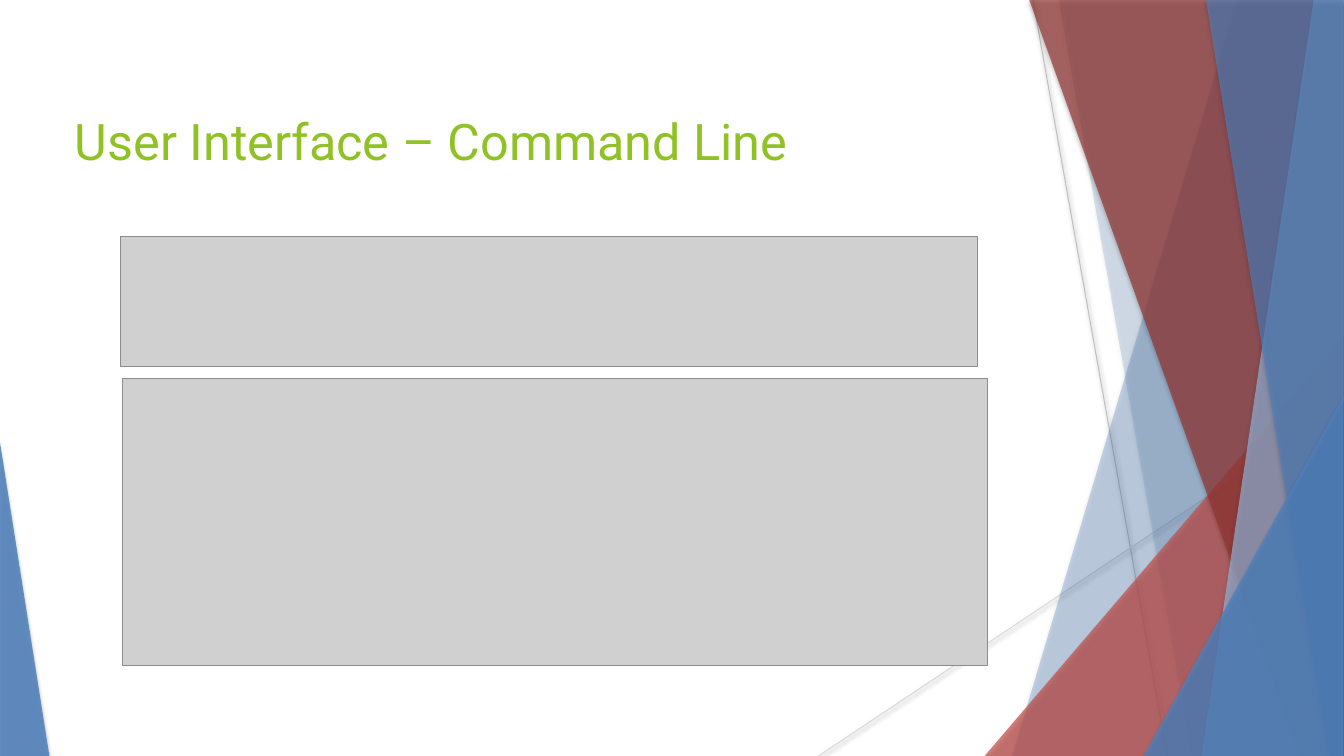
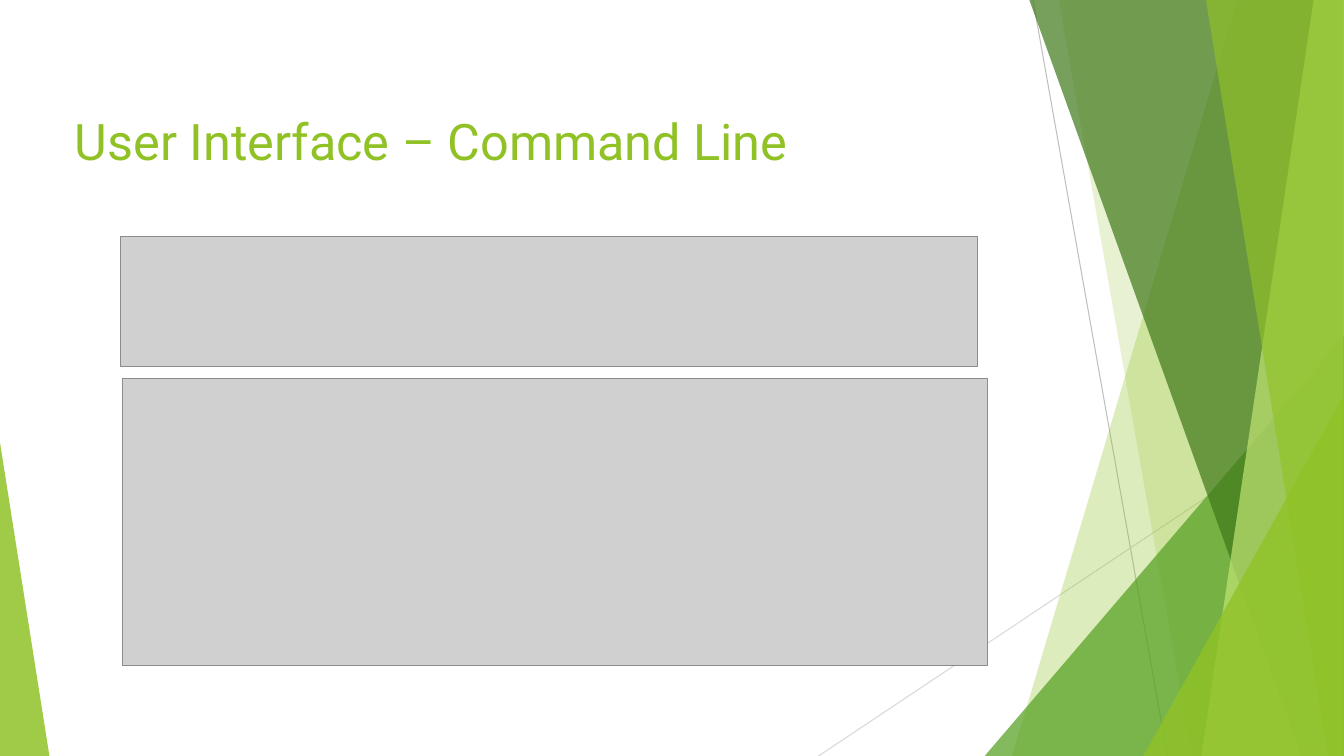
Before and after one commit to HodginAustin/Winter-Is-Coming, a slide deck: slide 5 of Documents/PresentationFall/Fall Presentation.pptx. Drawn at 1344x756 pixels with LibreOffice and Linux fonts; fonts in the diff are those of the drawing; grey boxes stand for pictures. Boxes give left, top, right and bottom in pixels: in the first picture for what was removed or moved away, otherwise in the second. Text is boxed around its words. In the diff, an @@ line names an element or a change of style, - is before the commit and + after.

```diff
--- a/Documents/PresentationFall/Fall Presentation.pptx
+++ b/Documents/PresentationFall/Fall Presentation.pptx
@@ freeform shape at (1012, 0, 1344, 756): fill #4F81BD at 30% opacity to #90C226 at 30% opacity; shadow off @@
@@ freeform shape at (1029, 0, 1344, 756): fill #953735 at 70% opacity to #3F7819 at 70% opacity; shadow off @@
@@ line (1033, 0) - (1168, 756): stroke #BFBFBF 0.74 pt to #BFBFBF 0.75 pt @@
@@ freeform shape at (1059, 0, 1344, 756): fill #4F81BD at 20% opacity to #90C226 at 20% opacity; shadow off; outline redrawn @@
@@ freeform shape at (1202, 0, 1344, 756): fill #95B3D7 at 70% opacity to #C0E474 at 70% opacity; shadow off @@
@@ freeform shape at (1206, 0, 1344, 756): fill #4F81BD at 65% opacity to #90C226 at 65% opacity; shadow off @@
@@ triangle at (985, 336, 1344, 756): fill #C0504D at 72% opacity to #54A021 at 72% opacity; shadow off @@
@@ line (1344, 406) - (819, 756): stroke #D9D9D9 0.74 pt to #D9D9D9 0.75 pt @@
@@ triangle at (1143, 396, 1344, 756): fill #4F81BD at 80% opacity to #90C226 at 80% opacity; shadow off @@
@@ triangle at (0, 443, 49, 756): fill #4F81BD at 85% opacity to #90C226 at 85% opacity; shadow off @@
```
Also in this commit, not shown: 5 other slides changed, 3 slides added, 3 slides removed.
